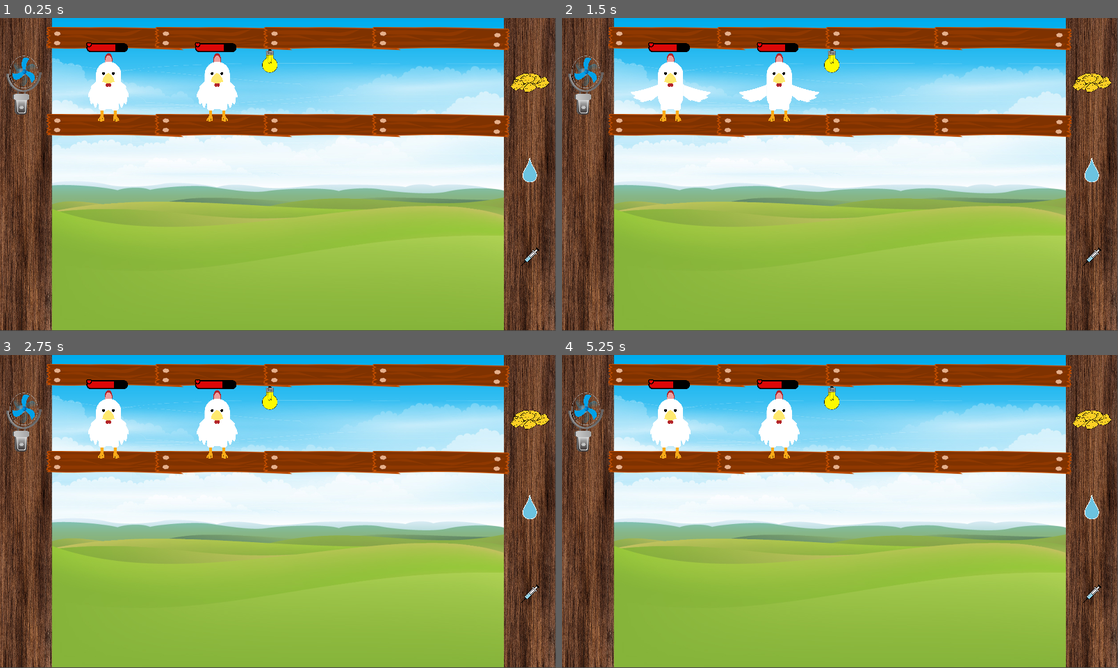
Above: before the commit, frames 1-4 (two rows, left to right).
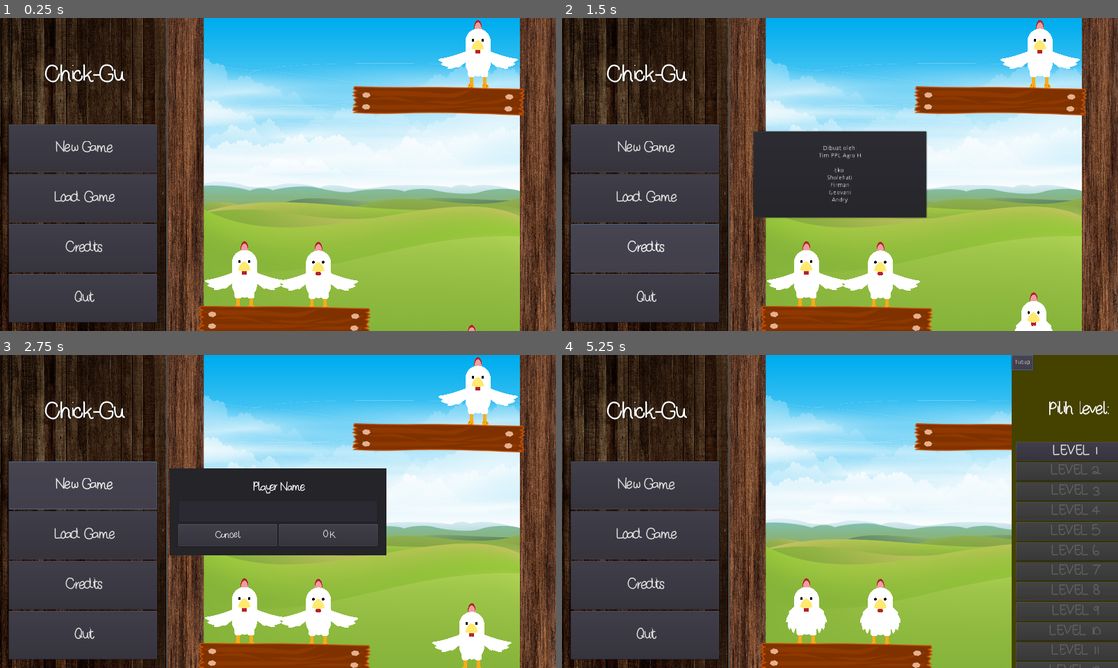
Above: after the commit, the same moments.

Repository: geofany/Chick-Gu
Game: Godot game, scene res://MainMenu.tscn
Same seed, same stepped clock (60 frames per second), same inputs: the game is played once before the commit and once after it. Before the commit the project starts from res://Level 1.tscn.
Inputs (mouse positions are in pixels of both pictures, inside the frame that each line leads up to):
- Up to frame 1 (0.25 s): no input
- Up to frame 2 (1.5 s): click (645, 199) at 0.5 s, where only the run after the commit has a clickable "Load Game"; click (645, 249) at 1.25 s, where only the run after the commit has a clickable "Credits"
- Up to frame 3 (2.75 s): click (83, 486) at 2 s, where only the run after the commit has a clickable "New Game"
- Up to frame 4 (5.25 s): click (789, 536) at 2.75 s, where only the run after the commit has a clickable "Cancel"; click (645, 486) at 3.5 s, where only the run after the commit has a clickable "New Game"; click (890, 536) at 4.25 s, where only the run after the commit has a clickable "OK"; click (1040, 361) at 5 s, where only the run after the commit has a clickable "Tutup"

The runs differ from the first frame. In frame 1, 62% of the frame differs, in the area x 0-100%, y 0-100%; in frame 2, 69%; in frame 3, 70%; in frame 4, 71%.

Commit message:
Tambah Menu dan lain-lain

Diff:
--- a/Level 1.tscn
+++ b/Level 1.tscn
@@ -4,14 +4,14 @@
 [ext_resource path="res://Assets/Background_vf.png" type="Texture" id=2]
 [ext_resource path="res://Assets/Kayu AS.png" type="Texture" id=3]
 [ext_resource path="res://ayam1.gd" type="Script" id=4]
-[ext_resource path="res://Assets/Ayam Normal Idle.png" type="Texture" id=5]
-[ext_resource path="res://Assets/Ayam Normal Gerak.png" type="Texture" id=6]
-[ext_resource path="res://Assets/Ayam Senang Idle.png" type="Texture" id=7]
-[ext_resource path="res://Assets/Ayam Senang Gerak.png" type="Texture" id=8]
-[ext_resource path="res://Assets/Ayam Mati.png" type="Texture" id=9]
+[ext_resource path="res://Assets/Ayam Senang Idle.png" type="Texture" id=5]
+[ext_resource path="res://Assets/Ayam Senang Gerak.png" type="Texture" id=6]
+[ext_resource path="res://Assets/Ayam Sakit.png" type="Texture" id=7]
+[ext_resource path="res://Assets/Ayam Normal Idle.png" type="Texture" id=8]
+[ext_resource path="res://Assets/Ayam Normal Gerak.png" type="Texture" id=9]
 [ext_resource path="res://Assets/Ayam Marah Idle.png" type="Texture" id=10]
 [ext_resource path="res://Assets/Ayam Marah Gerak.png" type="Texture" id=11]
-[ext_resource path="res://Assets/Ayam Sakit.png" type="Texture" id=12]
+[ext_resource path="res://Assets/Ayam Mati.png" type="Texture" id=12]
 [ext_resource path="res://Assets/belakang.png" type="Texture" id=13]
 [ext_resource path="res://Assets/atas.png" type="Texture" id=14]
 [ext_resource path="res://Assets/tengah.png" type="Texture" id=15]
@@ -54,18 +54,18 @@
 animations = [ {
 "frames": [ ExtResource( 5 ), ExtResource( 5 ), ExtResource( 5 ), ExtResource( 5 ), ExtResource( 6 ), ExtResource( 5 ), ExtResource( 6 ) ],
 "loop": true,
-"name": "Normal",
-"speed": 3.0
-}, {
-"frames": [ ExtResource( 7 ), ExtResource( 7 ), ExtResource( 7 ), ExtResource( 7 ), ExtResource( 8 ), ExtResource( 7 ), ExtResource( 8 ) ],
-"loop": true,
 "name": "Senang",
 "speed": 3.0
 }, {
-"frames": [ ExtResource( 9 ) ],
+"frames": [ ExtResource( 7 ) ],
 "loop": true,
-"name": "Mati",
+"name": "Sakit",
 "speed": 1.0
+}, {
+"frames": [ ExtResource( 8 ), ExtResource( 8 ), ExtResource( 8 ), ExtResource( 8 ), ExtResource( 9 ), ExtResource( 8 ), ExtResource( 9 ) ],
+"loop": true,
+"name": "Normal",
+"speed": 3.0
 }, {
 "frames": [ ExtResource( 10 ), ExtResource( 10 ), ExtResource( 10 ), ExtResource( 10 ), ExtResource( 11 ), ExtResource( 10 ), ExtResource( 11 ) ],
 "loop": true,
@@ -74,7 +74,7 @@
 }, {
 "frames": [ ExtResource( 12 ) ],
 "loop": true,
-"name": "Sakit",
+"name": "Mati",
 "speed": 1.0
 } ]
 
@@ -137,6 +137,7 @@
 texture = ExtResource( 3 )
 
 [node name="Baris 1" type="Node2D" parent="ScrollContainer/VBoxContainer"]
+editor/display_folded = true
 position = Vector2( 15, 0 )
 __meta__ = {
 "_edit_group_": true
@@ -434,7 +435,6 @@
 hframes = 2
 
 [node name="Tools" type="Node2D" parent="."]
-editor/display_folded = true
 script = ExtResource( 22 )
 
 [node name="makanan" type="Button" parent="Tools"]
--- /dev/null
+++ b/MainMenu.gd
@@ -0,0 +1,52 @@
+extends Node
+
+var isLevelPanelHidden = true
+
+func _ready():
+	$PlayerPanel.hide()
+	$AnimationChicken.play("AyamGakJelas")
+	$HBoxContainer/Background/Ayam01.play("idle")
+	$HBoxContainer/Background/Ayam02.play("idle")
+	$HBoxContainer/Background/Ayam03.play("idle")
+	isLevelPanelHidden = true
+
+# OptionPanel
+func _on_NewGame_pressed():
+	$PlayerPanel.show()
+
+func _on_LoadGame_pressed():
+	pass
+
+func _on_Credits_pressed():
+	$CreditsPanel.popup()
+
+func _on_Exit_pressed():
+	get_tree().quit()
+
+# PlayerForm
+func _on_OK_pressed():
+	if isLevelPanelHidden:
+		$PlayerPanel.hide()
+		$AnimationPanel.play("LevelMenuShow")
+		$HBoxContainer/OptionPanel/VBoxContainer/NewGame.set_disabled(true)
+		$HBoxContainer/OptionPanel/VBoxContainer/LoadGame.set_disabled(true)
+		$HBoxContainer/OptionPanel/VBoxContainer/Credits.set_disabled(true)
+		$HBoxContainer/OptionPanel/VBoxContainer/Quit.set_disabled(true)
+		isLevelPanelHidden = false
+
+func _on_Cancel_pressed():
+	$PlayerPanel.hide()
+	$PlayerPanel/VBoxContainer/PlayerInput.clear()
+
+# LevelPanel
+func _on_LevelClose_pressed():
+	if not isLevelPanelHidden:
+		$AnimationPanel.play("LevelMenuHide")
+		$HBoxContainer/OptionPanel/VBoxContainer/NewGame.set_disabled(false)
+		$HBoxContainer/OptionPanel/VBoxContainer/LoadGame.set_disabled(false)
+		$HBoxContainer/OptionPanel/VBoxContainer/Credits.set_disabled(false)
+		$HBoxContainer/OptionPanel/VBoxContainer/Quit.set_disabled(false)
+		isLevelPanelHidden = true
+
+func _on_Level_pressed():
+	get_tree().change_scene("Level 1.tscn")
--- /dev/null
+++ b/MainMenu.tscn
@@ -0,0 +1,576 @@
+[gd_scene load_steps=22 format=2]
+
+[ext_resource path="res://MainMenu.gd" type="Script" id=1]
+[ext_resource path="res://Assets/wood_texture_2.jpg" type="Texture" id=2]
+[ext_resource path="res://Assets/fonts/MariaElisasHand.ttf" type="DynamicFontData" id=3]
+[ext_resource path="res://Assets/Background_vf.png" type="Texture" id=4]
+[ext_resource path="res://Assets/Ayam Normal Idle.png" type="Texture" id=5]
+[ext_resource path="res://Assets/Ayam Normal Gerak.png" type="Texture" id=6]
+[ext_resource path="res://Assets/Kayu AS.png" type="Texture" id=7]
+
+[sub_resource type="StyleBoxTexture" id=1]
+texture = ExtResource( 2 )
+region_rect = Rect2( 0, 0, 1600, 1257 )
+
+[sub_resource type="DynamicFont" id=2]
+size = 56
+font_data = ExtResource( 3 )
+
+[sub_resource type="DynamicFont" id=3]
+size = 36
+font_data = ExtResource( 3 )
+
+[sub_resource type="SpriteFrames" id=10]
+animations = [ {
+"frames": [ ExtResource( 5 ), ExtResource( 6 ) ],
+"loop": true,
+"name": "idle",
+"speed": 5.0
+} ]
+
+[sub_resource type="StyleBoxFlat" id=4]
+bg_color = Color( 0.27451, 0.262745, 0, 1 )
+
+[sub_resource type="DynamicFont" id=5]
+size = 42
+font_data = ExtResource( 3 )
+
+[sub_resource type="DynamicFont" id=6]
+size = 36
+font_data = ExtResource( 3 )
+
+[sub_resource type="StyleBoxFlat" id=7]
+bg_color = Color( 0.690196, 0, 0, 1 )
+
+[sub_resource type="Animation" id=8]
+tracks/0/type = "value"
+tracks/0/path = NodePath("LevelPanel:margin_left")
+tracks/0/interp = 1
+tracks/0/loop_wrap = true
+tracks/0/imported = false
+tracks/0/enabled = true
+tracks/0/keys = {
+"times": PoolRealArray( 0, 1 ),
+"transitions": PoolRealArray( 1, 1 ),
+"update": 0,
+"values": [ -300.0, 0.0 ]
+}
+tracks/1/type = "value"
+tracks/1/path = NodePath("LevelPanel:margin_right")
+tracks/1/interp = 1
+tracks/1/loop_wrap = true
+tracks/1/imported = false
+tracks/1/enabled = true
+tracks/1/keys = {
+"times": PoolRealArray( 0, 1 ),
+"transitions": PoolRealArray( 1, 1 ),
+"update": 0,
+"values": [ 0.0, 300.0 ]
+}
+
+[sub_resource type="Animation" id=9]
+tracks/0/type = "value"
+tracks/0/path = NodePath("LevelPanel:margin_left")
+tracks/0/interp = 1
+tracks/0/loop_wrap = true
+tracks/0/imported = false
+tracks/0/enabled = true
+tracks/0/keys = {
+"times": PoolRealArray( 0, 1 ),
+"transitions": PoolRealArray( 1, 1 ),
+"update": 0,
+"values": [ 0.0, -300.0 ]
+}
+tracks/1/type = "value"
+tracks/1/path = NodePath("LevelPanel:margin_right")
+tracks/1/interp = 1
+tracks/1/loop_wrap = true
+tracks/1/imported = false
+tracks/1/enabled = true
+tracks/1/keys = {
+"times": PoolRealArray( 0, 1 ),
+"transitions": PoolRealArray( 1, 1 ),
+"update": 0,
+"values": [ 300.0, 0.0 ]
+}
+
+[sub_resource type="Animation" id=11]
+resource_name = "AyamGakJelas"
+length = 10.0
+loop = true
+tracks/0/type = "value"
+tracks/0/path = NodePath("HBoxContainer/Background/AyamGkJelas:playing")
+tracks/0/interp = 1
+tracks/0/loop_wrap = true
+tracks/0/imported = false
+tracks/0/enabled = true
+tracks/0/keys = {
+"times": PoolRealArray( 0, 2.5, 4 ),
+"transitions": PoolRealArray( 1, 1, 1 ),
+"update": 0,
+"values": [ false, true, false ]
+}
+tracks/1/type = "value"
+tracks/1/path = NodePath("HBoxContainer/Background/AyamGkJelas:position")
+tracks/1/interp = 1
+tracks/1/loop_wrap = true
+tracks/1/imported = false
+tracks/1/enabled = true
+tracks/1/keys = {
+"times": PoolRealArray( 0, 2.5, 4, 5 ),
+"transitions": PoolRealArray( 1, 1, 1, 1 ),
+"update": 0,
+"values": [ Vector2( 700, 800 ), Vector2( 700, 650 ), Vector2( 700, 650 ), Vector2( 700, 800 ) ]
+}
+
+[sub_resource type="DynamicFont" id=12]
+size = 30
+font_data = ExtResource( 3 )
+
+[sub_resource type="DynamicFont" id=13]
+size = 30
+font_data = ExtResource( 3 )
+
+[sub_resource type="DynamicFont" id=14]
+size = 24
+font_data = ExtResource( 3 )
+
+[node name="MainMenu" type="Node"]
+script = ExtResource( 1 )
+
+[node name="HBoxContainer" type="HBoxContainer" parent="."]
+editor/display_folded = true
+anchor_right = 1.0
+anchor_bottom = 1.0
+
+[node name="OptionPanel" type="Panel" parent="HBoxContainer"]
+margin_right = 382.0
+margin_bottom = 720.0
+size_flags_horizontal = 3
+size_flags_stretch_ratio = 3.0
+custom_styles/panel = SubResource( 1 )
+
+[node name="VBoxContainer" type="VBoxContainer" parent="HBoxContainer/OptionPanel"]
+anchor_right = 1.0
+anchor_bottom = 1.0
+margin_left = 20.0
+margin_top = 20.0
+margin_right = -20.0
+margin_bottom = -20.0
+
+[node name="Title" type="Label" parent="HBoxContainer/OptionPanel/VBoxContainer"]
+margin_right = 342.0
+margin_bottom = 221.0
+size_flags_vertical = 7
+size_flags_stretch_ratio = 2.0
+custom_fonts/font = SubResource( 2 )
+custom_colors/font_color_shadow = Color( 0, 0, 0, 1 )
+text = "Chick-Gu"
+align = 1
+valign = 1
+
+[node name="NewGame" type="Button" parent="HBoxContainer/OptionPanel/VBoxContainer"]
+margin_top = 225.0
+margin_right = 342.0
+margin_bottom = 335.0
+size_flags_vertical = 3
+custom_fonts/font = SubResource( 3 )
+text = "New Game"
+
+[node name="LoadGame" type="Button" parent="HBoxContainer/OptionPanel/VBoxContainer"]
+margin_top = 339.0
+margin_right = 342.0
+margin_bottom = 449.0
+size_flags_vertical = 3
+custom_fonts/font = SubResource( 3 )
+text = "Load Game"
+
+[node name="Credits" type="Button" parent="HBoxContainer/OptionPanel/VBoxContainer"]
+margin_top = 453.0
+margin_right = 342.0
+margin_bottom = 563.0
+size_flags_vertical = 3
+custom_fonts/font = SubResource( 3 )
+text = "Credits"
+
+[node name="Quit" type="Button" parent="HBoxContainer/OptionPanel/VBoxContainer"]
+margin_top = 567.0
+margin_right = 342.0
+margin_bottom = 680.0
+size_flags_vertical = 3
+custom_fonts/font = SubResource( 3 )
+text = "Quit"
+
+[node name="Background" type="TextureRect" parent="HBoxContainer"]
+editor/display_folded = true
+margin_left = 386.0
+margin_right = 1280.0
+margin_bottom = 720.0
+size_flags_horizontal = 3
+size_flags_stretch_ratio = 7.0
+texture = ExtResource( 4 )
+expand = true
+stretch_mode = 1
+
+[node name="Ayam01" type="AnimatedSprite" parent="HBoxContainer/Background"]
+position = Vector2( 714.376, 83.8181 )
+scale = Vector2( 0.2, 0.2 )
+frames = SubResource( 10 )
+animation = "idle"
+
+[node name="Ayam02" type="AnimatedSprite" parent="HBoxContainer/Background"]
+position = Vector2( 176.825, 592.764 )
+scale = Vector2( 0.2, 0.2 )
+frames = SubResource( 10 )
+animation = "idle"
+
+[node name="Ayam03" type="AnimatedSprite" parent="HBoxContainer/Background"]
+position = Vector2( 347.123, 594.096 )
+scale = Vector2( 0.2, 0.2 )
+frames = SubResource( 10 )
+animation = "idle"
+
+[node name="AyamGkJelas" type="AnimatedSprite" parent="HBoxContainer/Background"]
+position = Vector2( 700, 740 )
+scale = Vector2( 0.2, 0.2 )
+frames = SubResource( 10 )
+animation = "idle"
+
+[node name="Kayu01" type="Sprite" parent="HBoxContainer/Background"]
+position = Vector2( 673.625, 257.236 )
+texture = ExtResource( 7 )
+
+[node name="Kayu02" type="Sprite" parent="HBoxContainer/Background"]
+position = Vector2( 318.88, 761.67 )
+texture = ExtResource( 7 )
+
+[node name="LevelPanel" type="Panel" parent="."]
+editor/display_folded = true
+anchor_left = 1.0
+anchor_right = 1.0
+anchor_bottom = 1.0
+margin_right = 300.0
+custom_styles/panel = SubResource( 4 )
+
+[node name="LevelTitle" type="Label" parent="LevelPanel"]
+anchor_right = 1.0
+margin_top = 50.0
+margin_bottom = 200.0
+custom_fonts/font = SubResource( 5 )
+text = "Pilih level:"
+align = 1
+valign = 1
+
+[node name="ScrollContainer" type="ScrollContainer" parent="LevelPanel"]
+anchor_right = 1.0
+anchor_bottom = 1.0
+margin_left = 10.0
+margin_top = 200.0
+margin_right = -10.0
+
+[node name="VBoxContainer" type="VBoxContainer" parent="LevelPanel/ScrollContainer"]
+editor/display_folded = true
+margin_right = 268.0
+margin_bottom = 956.0
+size_flags_horizontal = 3
+size_flags_vertical = 3
+
+[node name="Level_01" type="Button" parent="LevelPanel/ScrollContainer/VBoxContainer"]
+margin_right = 268.0
+margin_bottom = 44.0
+size_flags_horizontal = 3
+custom_fonts/font = SubResource( 6 )
+text = "LEVEL 1"
+
+[node name="Level_02" type="Button" parent="LevelPanel/ScrollContainer/VBoxContainer"]
+margin_top = 48.0
+margin_right = 268.0
+margin_bottom = 92.0
+size_flags_horizontal = 3
+custom_fonts/font = SubResource( 6 )
+disabled = true
+text = "LEVEL 2"
+
+[node name="Level_03" type="Button" parent="LevelPanel/ScrollContainer/VBoxContainer"]
+margin_top = 96.0
+margin_right = 268.0
+margin_bottom = 140.0
+size_flags_horizontal = 3
+custom_fonts/font = SubResource( 6 )
+disabled = true
+text = "LEVEL 3"
+
+[node name="Level_04" type="Button" parent="LevelPanel/ScrollContainer/VBoxContainer"]
+margin_top = 144.0
+margin_right = 268.0
+margin_bottom = 188.0
+size_flags_horizontal = 3
+custom_fonts/font = SubResource( 6 )
+disabled = true
+text = "LEVEL 4"
+
+[node name="Level_05" type="Button" parent="LevelPanel/ScrollContainer/VBoxContainer"]
+margin_top = 192.0
+margin_right = 268.0
+margin_bottom = 236.0
+size_flags_horizontal = 3
+custom_fonts/font = SubResource( 6 )
+disabled = true
+text = "LEVEL 5"
+
+[node name="Level_06" type="Button" parent="LevelPanel/ScrollContainer/VBoxContainer"]
+margin_top = 240.0
+margin_right = 268.0
+margin_bottom = 284.0
+size_flags_horizontal = 3
+custom_fonts/font = SubResource( 6 )
+disabled = true
+text = "LEVEL 6"
+
+[node name="Level_07" type="Button" parent="LevelPanel/ScrollContainer/VBoxContainer"]
+margin_top = 288.0
+margin_right = 268.0
+margin_bottom = 332.0
+size_flags_horizontal = 3
+custom_fonts/font = SubResource( 6 )
+disabled = true
+text = "LEVEL 7"
+
+[node name="Level_08" type="Button" parent="LevelPanel/ScrollContainer/VBoxContainer"]
+margin_top = 336.0
+margin_right = 268.0
+margin_bottom = 380.0
+size_flags_horizontal = 3
+custom_fonts/font = SubResource( 6 )
+disabled = true
+text = "LEVEL 8"
+
+[node name="Level_09" type="Button" parent="LevelPanel/ScrollContainer/VBoxContainer"]
+margin_top = 384.0
+margin_right = 268.0
+margin_bottom = 428.0
+size_flags_horizontal = 3
+custom_fonts/font = SubResource( 6 )
+disabled = true
+text = "LEVEL 9"
+
+[node name="Level_10" type="Button" parent="LevelPanel/ScrollContainer/VBoxContainer"]
+margin_top = 432.0
+margin_right = 268.0
+margin_bottom = 476.0
+size_flags_horizontal = 3
+custom_fonts/font = SubResource( 6 )
+disabled = true
+text = "LEVEL 10"
+
+[node name="Level_11" type="Button" parent="LevelPanel/ScrollContainer/VBoxContainer"]
+margin_top = 480.0
+margin_right = 268.0
+margin_bottom = 524.0
+size_flags_horizontal = 3
+custom_fonts/font = SubResource( 6 )
+disabled = true
+text = "LEVEL 11"
+
+[node name="Level_12" type="Button" parent="LevelPanel/ScrollContainer/VBoxContainer"]
+margin_top = 528.0
+margin_right = 268.0
+margin_bottom = 572.0
+size_flags_horizontal = 3
+custom_fonts/font = SubResource( 6 )
+disabled = true
+text = "LEVEL 12"
+
+[node name="Level_13" type="Button" parent="LevelPanel/ScrollContainer/VBoxContainer"]
+margin_top = 576.0
+margin_right = 268.0
+margin_bottom = 620.0
+size_flags_horizontal = 3
+custom_fonts/font = SubResource( 6 )
+disabled = true
+text = "LEVEL 13"
+
+[node name="Level_14" type="Button" parent="LevelPanel/ScrollContainer/VBoxContainer"]
+margin_top = 624.0
+margin_right = 268.0
+margin_bottom = 668.0
+size_flags_horizontal = 3
+custom_fonts/font = SubResource( 6 )
+disabled = true
+text = "LEVEL 14"
+
+[node name="Level_15" type="Button" parent="LevelPanel/ScrollContainer/VBoxContainer"]
+margin_top = 672.0
+margin_right = 268.0
+margin_bottom = 716.0
+size_flags_horizontal = 3
+custom_fonts/font = SubResource( 6 )
+disabled = true
+text = "LEVEL 15"
+
+[node name="Level_16" type="Button" parent="LevelPanel/ScrollContainer/VBoxContainer"]
+margin_top = 720.0
+margin_right = 268.0
+margin_bottom = 764.0
+size_flags_horizontal = 3
+custom_fonts/font = SubResource( 6 )
+disabled = true
+text = "LEVEL 16"
+
+[node name="Level_17" type="Button" parent="LevelPanel/ScrollContainer/VBoxContainer"]
+margin_top = 768.0
+margin_right = 268.0
+margin_bottom = 812.0
+size_flags_horizontal = 3
+custom_fonts/font = SubResource( 6 )
+disabled = true
+text = "LEVEL 17"
+
+[node name="Level_18" type="Button" parent="LevelPanel/ScrollContainer/VBoxContainer"]
+margin_top = 816.0
+margin_right = 268.0
+margin_bottom = 860.0
+size_flags_horizontal = 3
+custom_fonts/font = SubResource( 6 )
+disabled = true
+text = "LEVEL 18"
+
+[node name="Level_19" type="Button" parent="LevelPanel/ScrollContainer/VBoxContainer"]
+margin_top = 864.0
+margin_right = 268.0
+margin_bottom = 908.0
+size_flags_horizontal = 3
+custom_fonts/font = SubResource( 6 )
+disabled = true
+text = "LEVEL 19"
+
+[node name="Level_20" type="Button" parent="LevelPanel/ScrollContainer/VBoxContainer"]
+margin_top = 912.0
+margin_right = 268.0
+margin_bottom = 956.0
+size_flags_horizontal = 3
+custom_fonts/font = SubResource( 6 )
+disabled = true
+text = "LEVEL 20"
+
+[node name="LevelClose" type="Button" parent="LevelPanel"]
+margin_right = 50.0
+margin_bottom = 35.0
+custom_styles/normal = SubResource( 7 )
+text = "Tutup"
+
+[node name="AnimationPanel" type="AnimationPlayer" parent="."]
+anims/LevelMenuHide = SubResource( 8 )
+anims/LevelMenuShow = SubResource( 9 )
+
+[node name="AnimationChicken" type="AnimationPlayer" parent="."]
+anims/AyamGakJelas = SubResource( 11 )
+
+[node name="PlayerPanel" type="Panel" parent="."]
+visible = false
+anchor_left = 0.5
+anchor_top = 0.5
+anchor_right = 0.5
+anchor_bottom = 0.5
+margin_left = -250.0
+margin_top = -100.0
+margin_right = 250.0
+margin_bottom = 100.0
+
+[node name="VBoxContainer" type="VBoxContainer" parent="PlayerPanel"]
+anchor_right = 1.0
+anchor_bottom = 1.0
+margin_left = 20.0
+margin_top = 20.0
+margin_right = -20.0
+margin_bottom = -20.0
+
+[node name="PlayerTitle" type="Label" parent="PlayerPanel/VBoxContainer"]
+margin_right = 460.0
+margin_bottom = 50.0
+size_flags_vertical = 7
+custom_fonts/font = SubResource( 12 )
+text = "Player Name"
+align = 1
+valign = 1
+
+[node name="PlayerInput" type="LineEdit" parent="PlayerPanel/VBoxContainer"]
+margin_top = 54.0
+margin_right = 460.0
+margin_bottom = 104.0
+size_flags_vertical = 3
+custom_fonts/font = SubResource( 13 )
+align = 1
+
+[node name="HBoxContainer" type="HBoxContainer" parent="PlayerPanel/VBoxContainer"]
+margin_top = 108.0
+margin_right = 460.0
+margin_bottom = 160.0
+size_flags_vertical = 3
+
+[node name="Cancel" type="Button" parent="PlayerPanel/VBoxContainer/HBoxContainer"]
+margin_right = 228.0
+margin_bottom = 52.0
+size_flags_horizontal = 3
+custom_fonts/font = SubResource( 14 )
+text = "Cancel"
+
+[node name="OK" type="Button" parent="PlayerPanel/VBoxContainer/HBoxContainer"]
+margin_left = 232.0
+margin_right = 460.0
+margin_bottom = 52.0
+size_flags_horizontal = 3
+custom_fonts/font = SubResource( 14 )
+text = "OK"
+
+[node name="CreditsPanel" type="PopupPanel" parent="."]
+editor/display_folded = true
+anchor_left = 0.5
+anchor_top = 0.5
+anchor_right = 0.5
+anchor_bottom = 0.5
+margin_left = -200.0
+margin_top = -100.0
+margin_right = 200.0
+margin_bottom = 100.0
+
+[node name="Who" type="Label" parent="CreditsPanel"]
+anchor_right = 1.0
+anchor_bottom = 1.0
+text = "Dibuat oleh:
+Tim PPL Agro H
+
+Eko
+Sholehati
+Firman
+Geovani
+Andry"
+align = 1
+valign = 1
+[connection signal="pressed" from="HBoxContainer/OptionPanel/VBoxContainer/NewGame" to="." method="_on_NewGame_pressed"]
+[connection signal="pressed" from="HBoxContainer/OptionPanel/VBoxContainer/LoadGame" to="." method="_on_LoadGame_pressed"]
+[connection signal="pressed" from="HBoxContainer/OptionPanel/VBoxContainer/Credits" to="." method="_on_Credits_pressed"]
+[connection signal="pressed" from="HBoxContainer/OptionPanel/VBoxContainer/Quit" to="." method="_on_Exit_pressed"]
+[connection signal="pressed" from="LevelPanel/ScrollContainer/VBoxContainer/Level_01" to="." method="_on_Level_pressed"]
+[connection signal="pressed" from="LevelPanel/ScrollContainer/VBoxContainer/Level_02" to="." method="_on_Level_pressed"]
+[connection signal="pressed" from="LevelPanel/ScrollContainer/VBoxContainer/Level_03" to="." method="_on_Level_pressed"]
+[connection signal="pressed" from="LevelPanel/ScrollContainer/VBoxContainer/Level_04" to="." method="_on_Level_pressed"]
+[connection signal="pressed" from="LevelPanel/ScrollContainer/VBoxContainer/Level_05" to="." method="_on_Level_pressed"]
+[connection signal="pressed" from="LevelPanel/ScrollContainer/VBoxContainer/Level_06" to="." method="_on_Level_pressed"]
+[connection signal="pressed" from="LevelPanel/ScrollContainer/VBoxContainer/Level_07" to="." method="_on_Level_pressed"]
+[connection signal="pressed" from="LevelPanel/ScrollContainer/VBoxContainer/Level_08" to="." method="_on_Level_pressed"]
+[connection signal="pressed" from="LevelPanel/ScrollContainer/VBoxContainer/Level_09" to="." method="_on_Level_pressed"]
+[connection signal="pressed" from="LevelPanel/ScrollContainer/VBoxContainer/Level_10" to="." method="_on_Level_pressed"]
+[connection signal="pressed" from="LevelPanel/ScrollContainer/VBoxContainer/Level_11" to="." method="_on_Level_pressed"]
+[connection signal="pressed" from="LevelPanel/ScrollContainer/VBoxContainer/Level_12" to="." method="_on_Level_pressed"]
+[connection signal="pressed" from="LevelPanel/ScrollContainer/VBoxContainer/Level_13" to="." method="_on_Level_pressed"]
+[connection signal="pressed" from="LevelPanel/ScrollContainer/VBoxContainer/Level_14" to="." method="_on_Level_pressed"]
+[connection signal="pressed" from="LevelPanel/ScrollContainer/VBoxContainer/Level_15" to="." method="_on_Level_pressed"]
+[connection signal="pressed" from="LevelPanel/ScrollContainer/VBoxContainer/Level_16" to="." method="_on_Level_pressed"]
+[connection signal="pressed" from="LevelPanel/ScrollContainer/VBoxContainer/Level_17" to="." method="_on_Level_pressed"]
+[connection signal="pressed" from="LevelPanel/ScrollContainer/VBoxContainer/Level_18" to="." method="_on_Level_pressed"]
+[connection signal="pressed" from="LevelPanel/ScrollContainer/VBoxContainer/Level_19" to="." method="_on_Level_pressed"]
+[connection signal="pressed" from="LevelPanel/ScrollContainer/VBoxContainer/Level_20" to="." method="_on_Level_pressed"]
+[connection signal="pressed" from="LevelPanel/LevelClose" to="." method="_on_LevelClose_pressed"]
+[connection signal="pressed" from="PlayerPanel/VBoxContainer/HBoxContainer/Cancel" to="." method="_on_Cancel_pressed"]
+[connection signal="pressed" from="PlayerPanel/VBoxContainer/HBoxContainer/OK" to="." method="_on_OK_pressed"]
--- a/project.godot
+++ b/project.godot
@@ -16,7 +16,7 @@
 [application]
 
 config/name="Chick-Go"
-run/main_scene="res://Level 1.tscn"
+run/main_scene="res://MainMenu.tscn"
 config/icon="res://icon.png"
 
 [autoload]
Binary file added: Assets/fonts/MariaElisasHand.ttf
Binary file added: Assets/wood_texture_1.jpg
Not shown, added: Assets/wood_texture_1.jpg.import
Binary file added: Assets/wood_texture_2.jpg
Not shown, added: Assets/wood_texture_2.jpg.import
Not shown: 3 places in Level 1.tscn that only renumber resources
